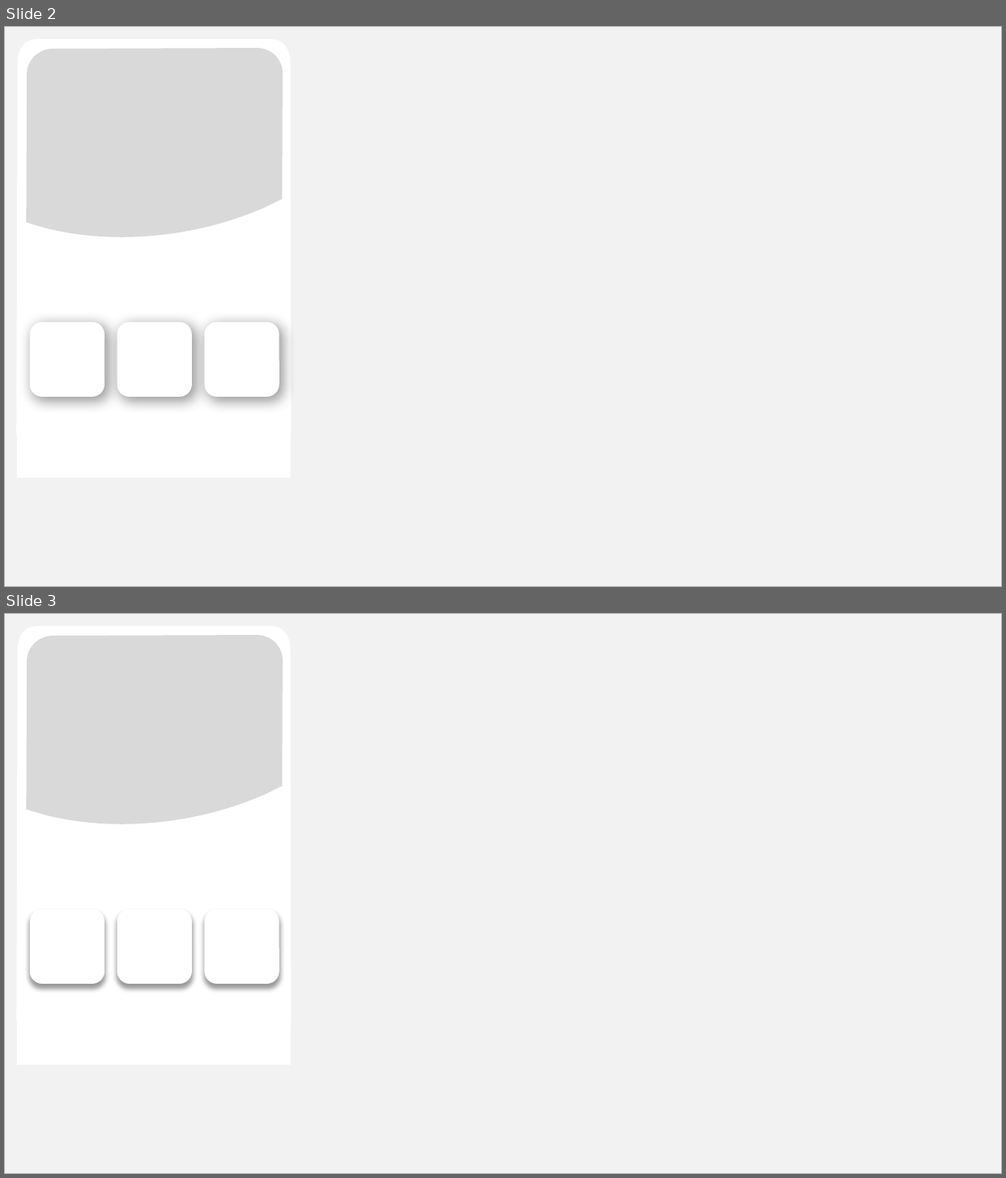
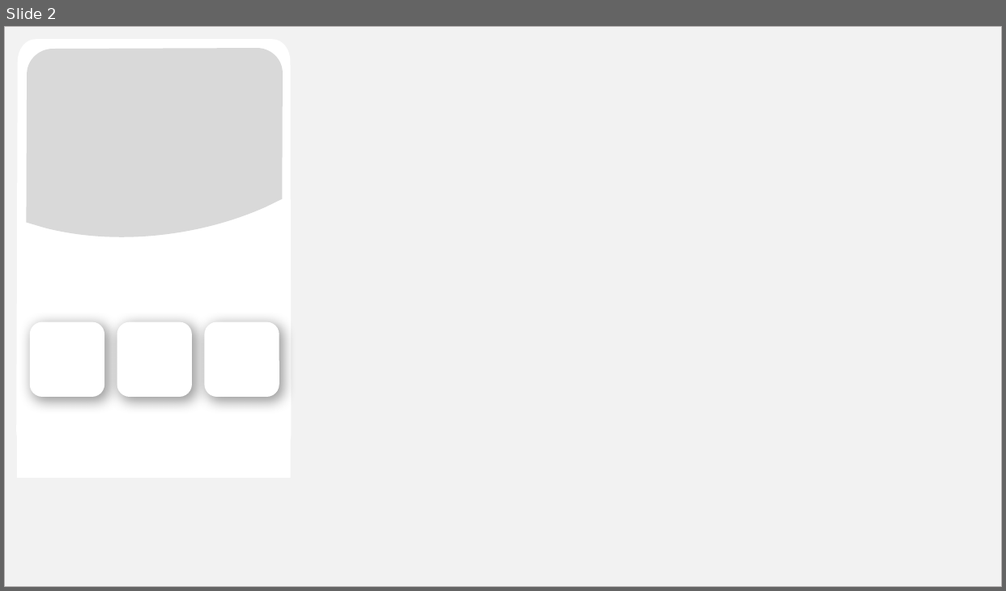
Before and after one commit to Rajat6125/Uber-Intelligence-Dashboard, a slide deck: Presentation1.pptx. Shown one above the other, each under a label of ours: slides 2 and 3 before the commit, slide 2 after it. The pictures are 1006x1178 and 1006x591 pixels, drawn with LibreOffice and Linux fonts; fonts in the diff are those of the drawing. Boxes give left, top, right and bottom in pixels: in the first picture for what was removed or moved away, otherwise in the second. Text is boxed around its words. In the diff, an @@ line names an element or a change of style, - is before the commit and + after.

```diff
--- a/Presentation1.pptx
+++ b/Presentation1.pptx
@@ slide 3 removed at (4,613,1002,1174), background #FFFFFF @@
@@ rectangle removed at (4,613,1002,1174) @@
@@ freeform shape removed at (4,613,305,843) @@
@@ freeform shape removed at (17,627,291,1031) @@
@@ rounded rectangle removed at (29,909,104,984) @@
@@ rounded rectangle removed at (117,909,192,984) @@
@@ rounded rectangle removed at (205,909,279,984) @@
@@ rectangle removed at (17,990,291,1065) @@
```
Also in this commit, not shown: 1 slide added, 7 other files.
